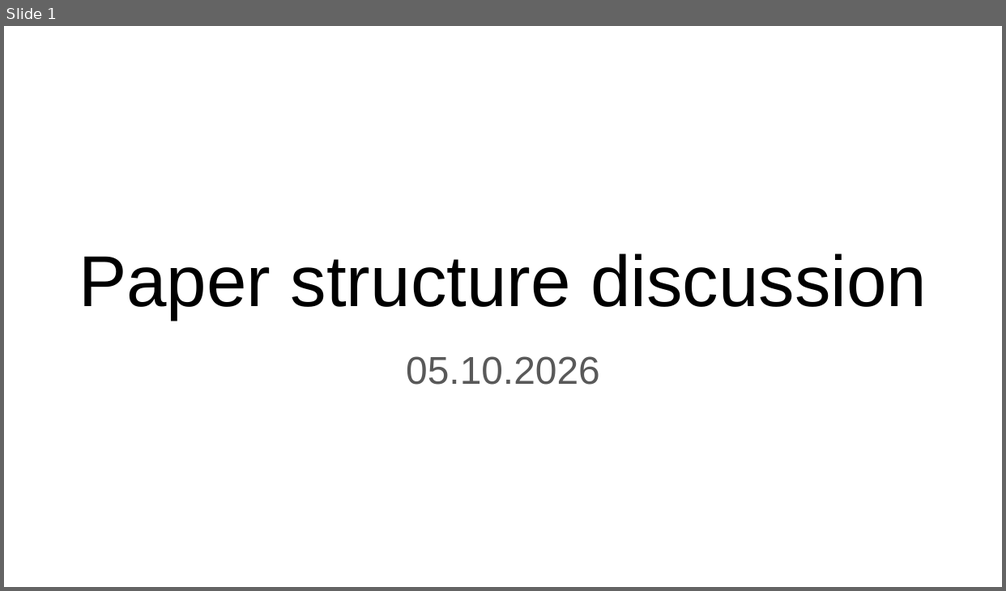
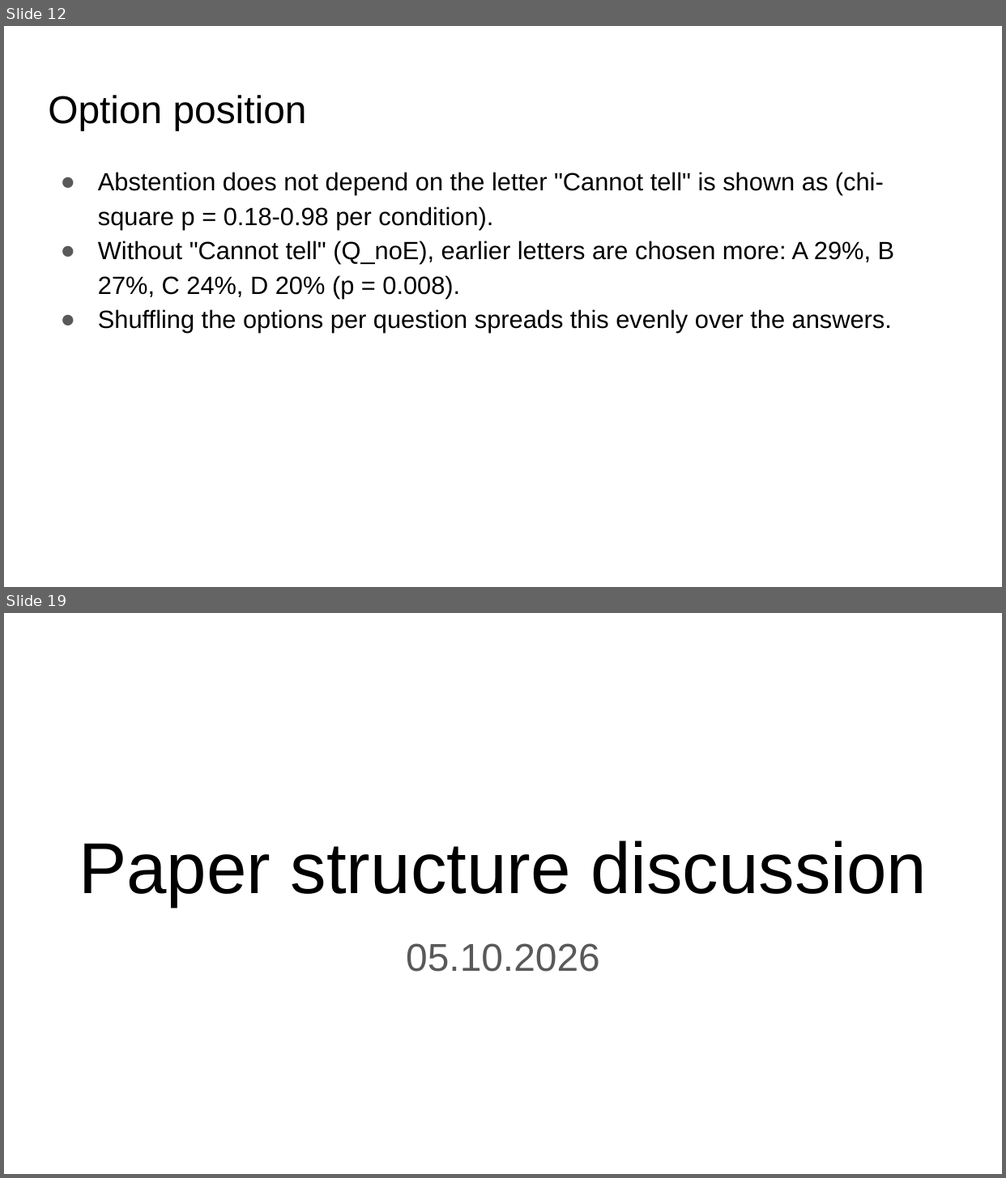
Before and after one commit to seriozh1/ai-alignment-demands-emotions, a slide deck: files/AI Alignemnt Emotions all slides.pptx. Shown one above the other, each under a label of ours: slide 1 before the commit, slides 12 and 19 after it; the slides between them are not shown. The pictures are 1006x591 and 1006x1178 pixels, drawn with LibreOffice and Linux fonts; fonts in the diff are those of the drawing. Boxes give left, top, right and bottom in pixels: in the first picture for what was removed or moved away, otherwise in the second. Text is boxed around its words. In the diff, an @@ line names an element or a change of style, - is before the commit and + after.

```diff
--- a/files/AI Alignemnt Emotions all slides.pptx
+++ b/files/AI Alignemnt Emotions all slides.pptx
@@ slide 12 added at [4, 26, 1002, 587], background #FFFFFF @@
@@ title added at [48, 95, 307, 130], 28 pt, text #000000 @@
+Option position
@@ text added at [98, 172, 895, 333], 18 pt, text #000000 @@
+● Abstention does not depend on the letter "Cannot tell" is shown as (chi-square p = 0.18-0.98 per condition).
+● Without "Cannot tell" (Q_noE), earlier letters are chosen more: A 29%, B 27%, C 24%, D 20% (p = 0.008).
+● Shuffling the options per question spreads this evenly over the answers.
@@ what was slide 1 is now slide 19 @@
```
Also in this commit, not shown: 17 other slides added, 17 other files.
